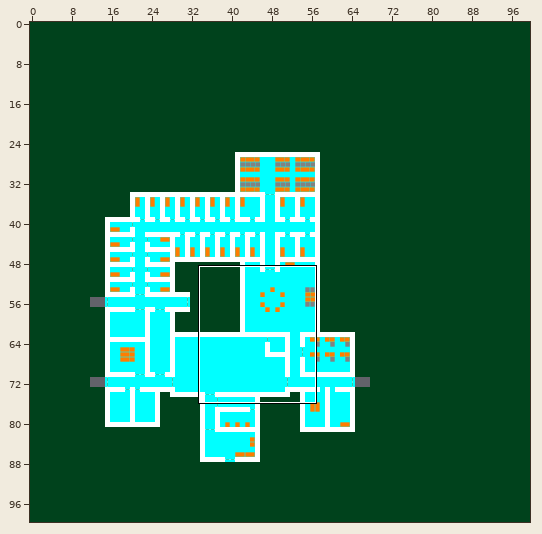
Tiled map -- Project/core/assets/graphics/level1alpha2.tmx. Above, an overview of the earlier version with the close-up marked.
Close-up. The starting point:
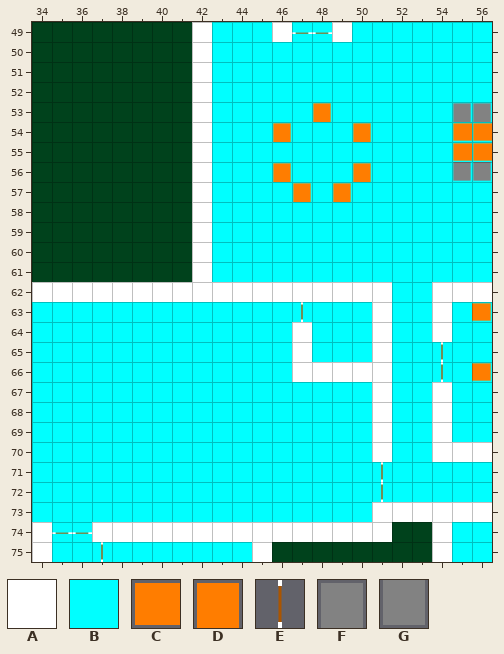
Cells are 64x64 px. Shown: x 34..56, y 49..75. The commit also changed other parts of the map, which this record leaves out.
Key: from "alpha_sprite_sheet": A 0, B 1, C 2, D 4, E 9, F 13, G 21.
_ is an empty cell.
Layers that did not change in this view are not listed.
Layer "väggar" before, first column x 43:
68 ________A__A__
69 ________A__A__
70 ________A__AAA
71 ________B_____
72 ________B_____
73 ________AAAAAA
74 AAAAAAAAA__A__
75 __A________A__
Layer "Statiska objekt" before, first column x 38:
50 __________________
51 __________________
52 __________________
53 __________D______F
54 ________D___D____C
55 _________________C
56 ________D___D____G
57 _________D_D______
58 __________________
59 __________________
60 __________________
61 __________________
62 __________________
The same view after the edit:
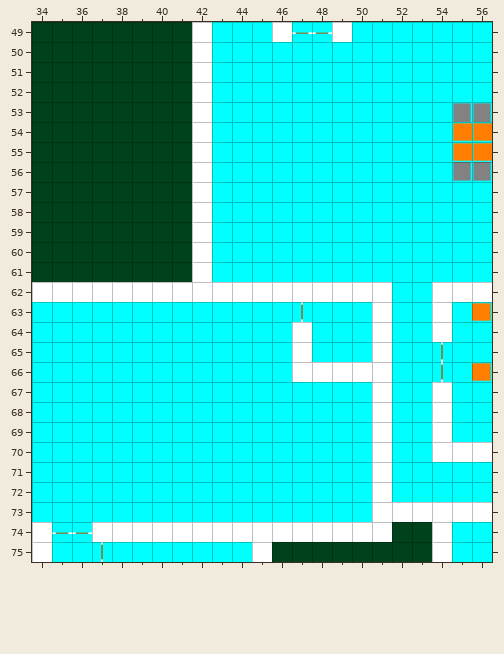
Diff:
{"where": "layer \"väggar\""}
{"y":71,"x":51,"old":"B","new":"A"}
{"y":72,"x":51,"old":"B","new":"A"}
{"where": "layer \"Statiska objekt\""}
{"y":53,"x":48,"old":"D","new":"_"}
{"y":54,"x":46,"old":"D","new":"_"}
{"y":54,"x":50,"old":"D","new":"_"}
{"y":56,"x":46,"old":"D","new":"_"}
{"y":56,"x":50,"old":"D","new":"_"}
{"y":57,"x":47,"old":"D","new":"_"}
{"y":57,"x":49,"old":"D","new":"_"}
{"where": "layer \"Dörrar\""}
{"y":71,"x":51,"old":"E","new":"_"}
{"y":72,"x":51,"old":"E","new":"_"}
{"label":"removed","picture_box":[313,103,331,122]}
{"label":"removed","picture_box":[273,123,291,142]}
{"label":"removed","picture_box":[353,123,371,142]}
{"label":"removed","picture_box":[273,163,311,202]}
{"label":"removed","picture_box":[333,163,371,202]}
{"label":"changed","picture_box":[372,462,392,502]}
